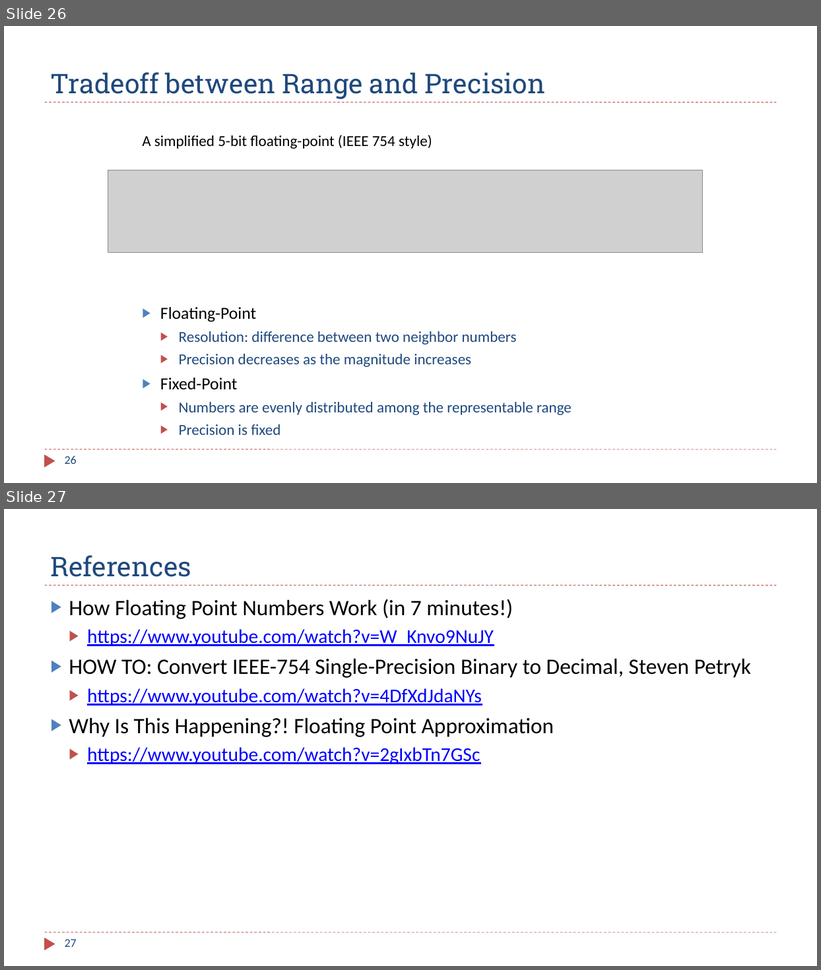
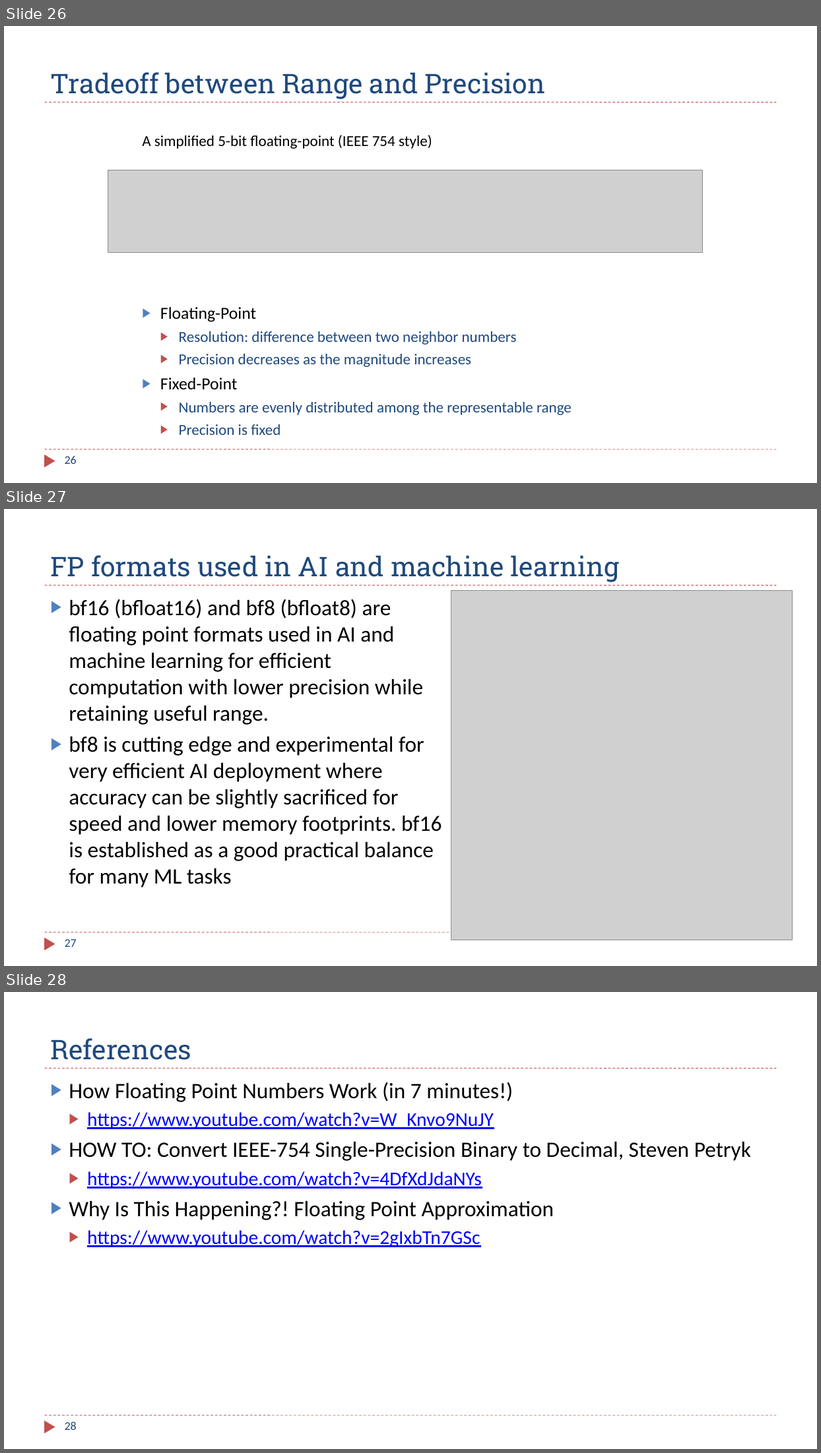
Before and after one commit to guhofstra/CSC111Fa25, a slide deck: PPTs/Ch12_13_Fixed_Floating_Point_Numbers.pptx. Shown one above the other, each under a label of ours: slides 26 and 27 before the commit, slides 26, 27 and 28 after it. The pictures are 821x970 and 821x1453 pixels, drawn with LibreOffice and Linux fonts; fonts in the diff are those of the drawing; grey boxes stand for pictures. Boxes give left, top, right and bottom in pixels: in the first picture for what was removed or moved away, otherwise in the second. Text is boxed around its words. In the diff, an @@ line names an element or a change of style, - is before the commit and + after.

```diff
--- a/PPTs/Ch12_13_Fixed_Floating_Point_Numbers.pptx
+++ b/PPTs/Ch12_13_Fixed_Floating_Point_Numbers.pptx
@@ slide 27 added at (4, 509, 817, 966), background #FFFFFF; not listed: 3 template elements that a slide beside it also shows @@
@@ title added at (51, 555, 620, 582), 32 pt, text #1F497D @@
+FP formats used in AI and machine learning
@@ text added at (69, 599, 442, 888), 26 pt, text #000000 @@
+▶ bf16 (bfloat16) and bf8 (bfloat8) are floating point formats used in AI and machine learning for efficient computation with lower precision while retaining useful range.
+▶ bf8 is cutting edge and experimental for very efficient AI deployment where accuracy can be slightly sacrificed for speed and lower memory footprints. bf16 is established as a good practical balance for many ML tasks
@@ picture added at (451, 590, 793, 940) @@
@@ page number added at (65, 939, 77, 947), 14 pt, text #1F497D @@
+27
@@ what was slide 27 is now slide 28 @@
@@ page number at (65, 1422, 77, 1430): text changed @@
-27
+28
```
Also in this commit, not shown: 3 other files.
